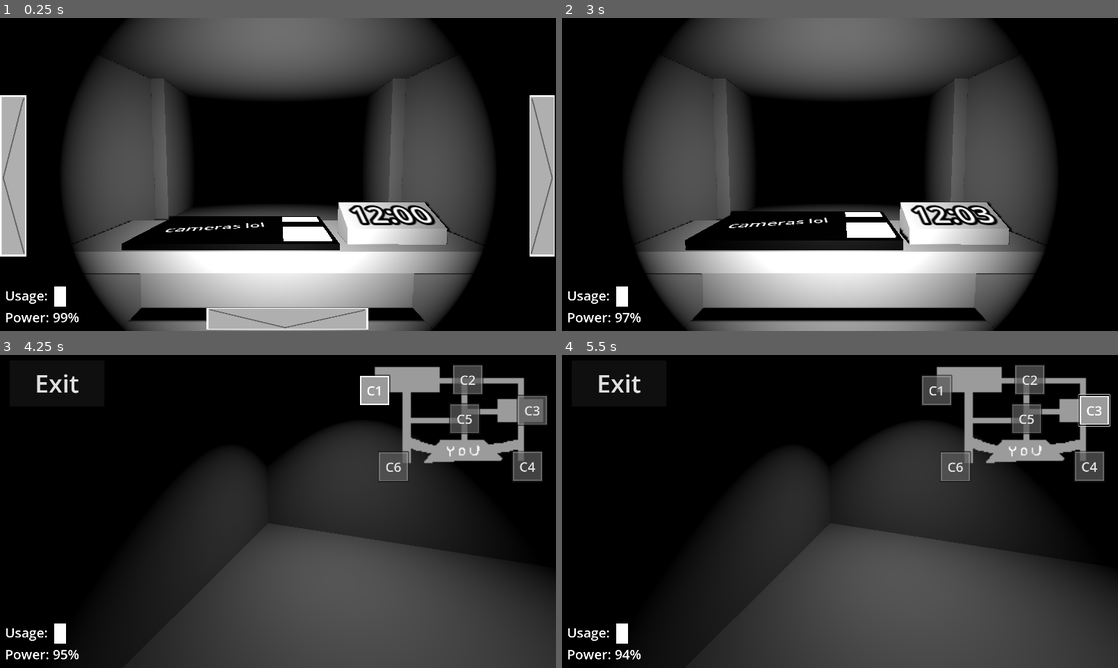
Above: before the commit, frames 1-4 (two rows, left to right).
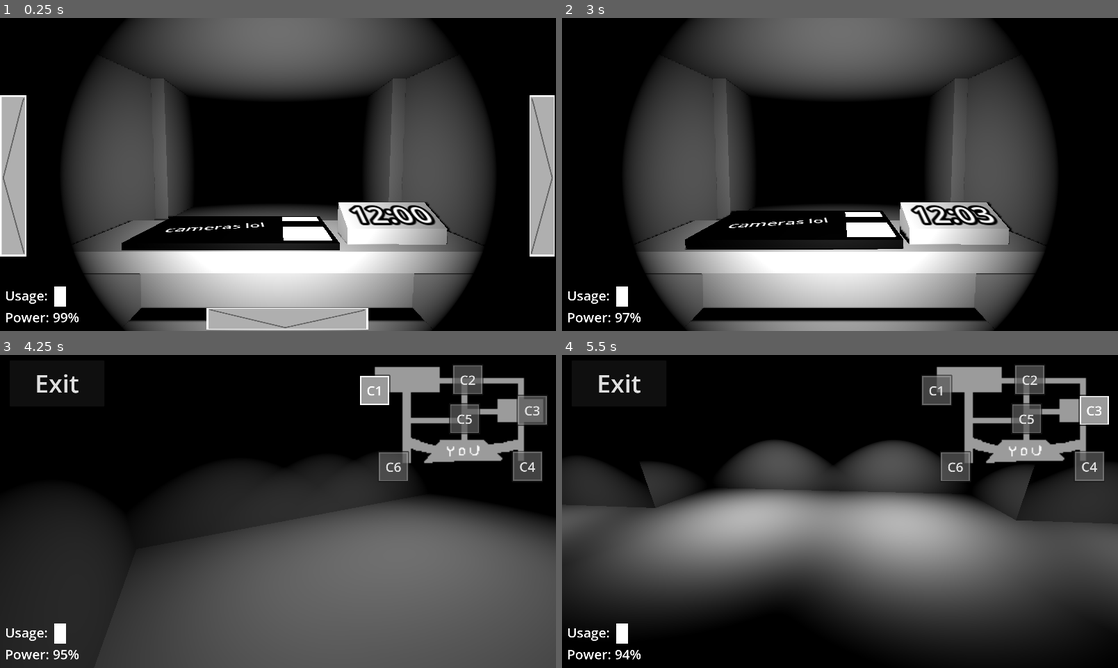
Above: after the commit, the same moments.

Repository: ChubbyBubbers/andrewsayshi
Game: Godot game, scene res://scenes/Emerson.tscn
Two runs of this game, one before a commit and one after it. Both use one fixed random seed, a clock stepped at 60 frames per second and the inputs below.
Inputs (mouse positions are in pixels of both pictures, inside the frame that each line leads up to):
- Up to frame 1 (0.25 s): no input
- Up to frame 2 (3 s): tap Enter at 0.5 s; move the mouse to (962, 158) at 0.52 s; click (962, 158) at 0.67 s; move the mouse to (728, 190) at 1.27 s; click (728, 190) at 1.42 s; move the mouse to (895, 105) at 2.02 s; click (895, 105) at 2.17 s; tap Space at 2.75 s; move the mouse to (812, 237) at 2.77 s; click (812, 237) at 2.92 s
- Up to frame 3 (4.25 s): click (372, 389) at 3.5 s, where only the run after the commit has a clickable "C1"
- Up to frame 4 (5.5 s): click "C2" at 4.25 s; click "C3" at 5 s

The runs differ from the first frame. In frame 1, 0.1% of the frame differs, in the area x 21-63%, y 63-73%; in frame 2, 0.3%; in frame 3, 30%; in frame 4, 49%, in the area x 0-100%, y 12-100%.

Commit message:
cameras working + anims

Diff:
--- a/fivenightsgame/fivenightsintheroboticsroom/scenes/Emerson.tscn
+++ b/fivenightsgame/fivenightsintheroboticsroom/scenes/Emerson.tscn
@@ -286,6 +286,10 @@
 transform = Transform3D(1, 0, 0, 0, 1, 0, 0, 0, 1, 0, 1.89481, -4)
 size = Vector3(11, 0.155151, 15)
 
+[node name="BackWall" type="CSGBox3D" parent="."]
+transform = Transform3D(1, 0, 0, 0, 1, 0, 0, 0, 1, 0, 0.601185, 1.98496)
+size = Vector3(11, 2.7424, 0.93103)
+
 [node name="Desk" type="Node3D" parent="."]
 
 [node name="CSGBox3D9" type="CSGBox3D" parent="Desk"]
@@ -426,7 +430,22 @@
 script = ExtResource("7_omgmk")
 
 [node name="Cam1" type="Camera3D" parent="CameraSystem"]
-transform = Transform3D(-0.937925, 0.125876, -0.323189, 3.1728e-08, 0.931818, 0.362926, 0.346837, 0.340397, -0.873976, 0, -5.17854, -4.599)
+transform = Transform3D(-0.908464, -0.151689, 0.389465, 3.27472e-08, 0.931818, 0.362925, -0.417962, 0.329705, -0.846524, 6.85619, -5.17854, -4.599)
+
+[node name="Cam2" type="Camera3D" parent="CameraSystem"]
+transform = Transform3D(0.994282, 0.038755, -0.0995043, 3.87161e-08, 0.931818, 0.362926, 0.106785, -0.36085, 0.92649, -15.6158, -5.29898, -1.72546)
+
+[node name="Cam3" type="Camera3D" parent="CameraSystem"]
+transform = Transform3D(-0.092266, -0.361377, 0.927843, 3.87161e-08, 0.931818, 0.362926, -0.995734, 0.0334857, -0.0859751, -10.7614, -5.01423, -33.4168)
+
+[node name="Cam4" type="Camera3D" parent="CameraSystem"]
+transform = Transform3D(-0.937925, 0.125876, -0.323189, 3.1728e-08, 0.931818, 0.362926, 0.346837, 0.340397, -0.873976, 1.10159, -5.23738, -46.0576)
+
+[node name="Cam5" type="Camera3D" parent="CameraSystem"]
+transform = Transform3D(-0.992593, 0.0440911, -0.113205, 1.66414e-08, 0.931818, 0.362925, 0.121488, 0.360237, -0.924916, -33.6602, -5.23738, -45.4994)
+
+[node name="Cam6" type="Camera3D" parent="CameraSystem"]
+transform = Transform3D(-0.985686, -0.0611866, 0.157098, 3.87161e-08, 0.931818, 0.362925, -0.168593, 0.357731, -0.91848, 21.9756, -5.23738, -45.7885)
 
 [node name="Area3D" type="Area3D" parent="CameraSystem"]
 
@@ -435,7 +454,7 @@
 shape = SubResource("BoxShape3D_cpm77")
 
 [node name="MeshInstance3D" type="MeshInstance3D" parent="CameraSystem/Area3D"]
-transform = Transform3D(1, 0, 0, 0, 0.103354, 0, 0, 0, 0.473143, -0.218955, 0.0388708, -1.14757)
+transform = Transform3D(1, 0, 0, 0, 0.0425646, 0, 0, 0, 0.473143, -0.218955, 0.0727588, -1.14757)
 material_override = SubResource("StandardMaterial3D_cpm77")
 mesh = SubResource("BoxMesh_omgmk")
 
@@ -453,29 +472,212 @@
 transform = Transform3D(0.602479, -0.117304, -7.57462e-09, -5.24816e-16, -2.95897e-08, 1, -0.106006, -0.666693, -4.30501e-08, -0.346653, 0.0950744, -1.13749)
 text = "cameras lol"
 
-[node name="SpotLight3D" type="SpotLight3D" parent="CameraSystem"]
-transform = Transform3D(1, 0, 0, 0, -4.37114e-08, 1, 0, -1, -4.37114e-08, 0, -3.94867, -2.58008)
-
 [node name="Cam1Stuffs" type="Node3D" parent="."]
+transform = Transform3D(1, 0, 0, 0, 1, 0, 0, 0, 1, 6.29877, 0, 0)
+
+[node name="SpotLight3D" type="SpotLight3D" parent="Cam1Stuffs"]
+transform = Transform3D(1, 0, 0, 0, -4.37114e-08, 1, 0, -1, -4.37114e-08, -0.163943, -3.91503, -3.10891)
+
+[node name="SpotLight3D2" type="SpotLight3D" parent="Cam1Stuffs"]
+transform = Transform3D(1, 0, 0, 0, -4.37114e-08, 1, 0, -1, -4.37114e-08, -1.78863, -3.91503, -3.10891)
+
+[node name="SpotLight3D3" type="SpotLight3D" parent="Cam1Stuffs"]
+transform = Transform3D(1, 0, 0, 0, -4.37114e-08, 1, 0, -1, -4.37114e-08, -3.20829, -3.91503, -3.10891)
 
 [node name="Floor2" type="CSGBox3D" parent="Cam1Stuffs"]
-transform = Transform3D(1, 0, 0, 0, 1, 0, 0, 0, 1, 0, -7.20476, -1.73792)
-size = Vector3(11, 1, 15)
+transform = Transform3D(1, 0, 0, 0, 1, 0, 0, 0, 1, -0.632813, -7.20476, -1.73792)
+size = Vector3(12.2656, 1, 15)
 
 [node name="Box" type="CSGBox3D" parent="Cam1Stuffs"]
-transform = Transform3D(1, 0, 0, 0, 1, 0, 0, 0, 1, -0.634361, -6.07557, 0.444208)
-size = Vector3(6.74144, 2.72308, 3.91895)
+transform = Transform3D(1, 0, 0, 0, 1, 0, 0, 0, 1, -2.12551, -6.07557, 0.444208)
+size = Vector3(9.72375, 2.72308, 3.91895)
 
 [node name="Box2" type="CSGBox3D" parent="Cam1Stuffs"]
 transform = Transform3D(1, 0, 0, 0, 1, 0, 0, 0, 1, 2.84282, -6.07557, -2.13746)
 size = Vector3(3.0122, 2.72308, 9.08228)
+
+[node name="Cam2Stuffs" type="Node3D" parent="."]
+transform = Transform3D(1, 0, 0, 0, 1, 0, 0, 0, 1, -14.3322, 0, 0)
+
+[node name="SpotLight3D" type="SpotLight3D" parent="Cam2Stuffs"]
+transform = Transform3D(1, 0, 0, 0, -4.37114e-08, 1, 0, -1, -4.37114e-08, -0.49606, -3.53508, -3.32188)
+
+[node name="SpotLight3D2" type="SpotLight3D" parent="Cam2Stuffs"]
+transform = Transform3D(1, 0, 0, 0, -4.37114e-08, 1, 0, -1, -4.37114e-08, -0.49606, -4.19187, -7.54573)
+
+[node name="SpotLight3D3" type="SpotLight3D" parent="Cam2Stuffs"]
+transform = Transform3D(1, 0, 0, 0, -4.37114e-08, 1, 0, -1, -4.37114e-08, -0.49606, -4.19187, -11.589)
+
+[node name="Floor2" type="CSGBox3D" parent="Cam2Stuffs"]
+transform = Transform3D(1, 0, 0, 0, 1, 0, 0, 0, 1, 0, -7.20476, -4.32093)
+size = Vector3(11, 1, 20.166)
+
+[node name="Box" type="CSGBox3D" parent="Cam2Stuffs"]
+transform = Transform3D(1, 0, 0, 0, 1, 0, 0, 0, 1, -0.634361, -6.07557, 0.444208)
+size = Vector3(6.74144, 2.72308, 3.91895)
+
+[node name="Box2" type="CSGBox3D" parent="Cam2Stuffs"]
+transform = Transform3D(1, 0, 0, 0, 1, 0, 0, 0, 1, 2.84282, -6.07557, -9.22074)
+size = Vector3(3.0122, 2.72308, 9.08228)
+
+[node name="Box4" type="CSGBox3D" parent="Cam2Stuffs"]
+transform = Transform3D(1, 0, 0, 0, 1, 0, 0, 0, 1, 0.502852, -6.07557, -16.4815)
+size = Vector3(7.69214, 2.72308, 0.137269)
+
+[node name="Box3" type="CSGBox3D" parent="Cam2Stuffs"]
+transform = Transform3D(1, 0, 0, 0, 1, 0, 0, 0, 1, -3.39058, -6.07557, -9.11629)
+size = Vector3(3.0122, 2.72308, 9.08228)
+
+[node name="Cam3Stuffs" type="Node3D" parent="."]
+transform = Transform3D(1, 0, 0, 0, 1, 0, 0, 0, 1, -14.9754, 0, -28.5558)
+
+[node name="SpotLight3D2" type="SpotLight3D" parent="Cam3Stuffs"]
+transform = Transform3D(1, 0, 0, 0, -4.37114e-08, 1, 0, -1, -4.37114e-08, 0.122475, -2.94952, -5.79059)
+light_energy = 2.0
+light_specular = 16.0
+spot_angle = 41.8053
+
+[node name="SpotLight3D5" type="SpotLight3D" parent="Cam3Stuffs"]
+transform = Transform3D(1, 0, 0, 0, -4.37114e-08, 1, 0, -1, -4.37114e-08, 0.122475, -2.94952, -2.37191)
+light_energy = 2.0
+light_specular = 16.0
+spot_angle = 41.8053
+
+[node name="SpotLight3D3" type="SpotLight3D" parent="Cam3Stuffs"]
+transform = Transform3D(1, 0, 0, 0, -4.37114e-08, 1, 0, -1, -4.37114e-08, 1.32778, -4.19187, -9.31941)
+
+[node name="SpotLight3D4" type="SpotLight3D" parent="Cam3Stuffs"]
+transform = Transform3D(1, 0, 0, 0, -4.37114e-08, 1, 0, -1, -4.37114e-08, 1.32778, -4.19187, 1.48253)
+
+[node name="Floor2" type="CSGBox3D" parent="Cam3Stuffs"]
+transform = Transform3D(1, 0, 0, 0, 1, 0, 0, 0, 1, 0, -7.20476, -4.32093)
+size = Vector3(11, 1, 20.166)
+
+[node name="Box" type="CSGBox3D" parent="Cam3Stuffs"]
+transform = Transform3D(1, 0, 0, 0, 1, 0, 0, 0, 1, -2.47393, -6.07557, 2.03131)
+size = Vector3(5.04425, 2.72308, 4.07654)
+
+[node name="Box4" type="CSGBox3D" parent="Cam3Stuffs"]
+transform = Transform3D(1, 0, 0, 0, 1, 0, 0, 0, 1, 4.08487, -6.07557, 2.03131)
+size = Vector3(3, 2.72308, 4.07654)
+
+[node name="Box2" type="CSGBox3D" parent="Cam3Stuffs"]
+transform = Transform3D(1, 0, 0, 0, 1, 0, 0, 0, 1, -2.48472, -6.04978, -10.5607)
+size = Vector3(5.04425, 2.72308, 4.8739)
+
+[node name="Box5" type="CSGBox3D" parent="Cam3Stuffs"]
+transform = Transform3D(1, 0, 0, 0, 1, 0, 0, 0, 1, 4.16406, -6.04978, -10.5607)
+size = Vector3(3.22153, 2.72308, 4.8739)
+
+[node name="Box3" type="CSGBox3D" parent="Cam3Stuffs"]
+transform = Transform3D(1, 0, 0, 0, 1, 0, 0, 0, 1, -3.39058, -6.07557, -4.90789)
+size = Vector3(3.0122, 2.72308, 11.3971)
+
+[node name="Cam4Stuffs" type="Node3D" parent="."]
+transform = Transform3D(1, 0, 0, 0, 1, 0, 0, 0, 1, 1.53205, 0, -32.0167)
+
+[node name="SpotLight3D3" type="SpotLight3D" parent="Cam4Stuffs"]
+transform = Transform3D(1, 0, 0, 0, -4.37114e-08, 1, 0, -1, -4.37114e-08, 0.313199, -3.75365, -10.2647)
+
+[node name="SpotLight3D4" type="SpotLight3D" parent="Cam4Stuffs"]
+transform = Transform3D(1, 0, 0, 0, -4.37114e-08, 1, 0, -1, -4.37114e-08, 0.313199, -3.75365, -5.3334)
+
+[node name="SpotLight3D5" type="SpotLight3D" parent="Cam4Stuffs"]
+transform = Transform3D(1, 0, 0, 0, -4.37114e-08, 1, 0, -1, -4.37114e-08, 0.313199, -3.75365, -0.0587692)
+
+[node name="Floor2" type="CSGBox3D" parent="Cam4Stuffs"]
+transform = Transform3D(1, 0, 0, 0, 1, 0, 0, 0, 1, 0, -7.20476, -4.32093)
+size = Vector3(11, 1, 20.166)
+
+[node name="Box5" type="CSGBox3D" parent="Cam4Stuffs"]
+transform = Transform3D(1, 0, 0, 0, 1, 0, 0, 0, 1, 3.15268, -6.04978, -12.7404)
+size = Vector3(3.22153, 2.72308, 3.15714)
+
+[node name="Box6" type="CSGBox3D" parent="Cam4Stuffs"]
+transform = Transform3D(1, 0, 0, 0, 1, 0, 0, 0, 1, 3.15268, -6.04978, -1.29286)
+size = Vector3(3.22153, 2.72308, 15.9446)
+
+[node name="Box7" type="CSGBox3D" parent="Cam4Stuffs"]
+transform = Transform3D(1, 0, 0, 0, 1, 0, 0, 0, 1, 1.27227, -6.04978, 12.1133)
+size = Vector3(6.98235, 2.72308, 1.58888)
+
+[node name="Box3" type="CSGBox3D" parent="Cam4Stuffs"]
+transform = Transform3D(1, 0, 0, 0, 1, 0, 0, 0, 1, -2.49814, -6.07557, -4.57127)
+size = Vector3(3.0122, 2.72308, 18.9262)
+
+[node name="Cam5Stuffs" type="Node3D" parent="."]
+transform = Transform3D(1, 0, 0, 0, 1, 0, 0, 0, 1, -32.1432, 0, -32.0167)
+
+[node name="SpotLight3D3" type="SpotLight3D" parent="Cam5Stuffs"]
+transform = Transform3D(1, 0, 0, 0, -4.37114e-08, 1, 0, -1, -4.37114e-08, 0.261908, -3.75365, -9.5731)
+
+[node name="SpotLight3D4" type="SpotLight3D" parent="Cam5Stuffs"]
+transform = Transform3D(1, 0, 0, 0, -4.37114e-08, 1, 0, -1, -4.37114e-08, -0.931435, -3.75365, -4.5184)
+
+[node name="SpotLight3D5" type="SpotLight3D" parent="Cam5Stuffs"]
+transform = Transform3D(1, 0, 0, 0, -4.37114e-08, 1, 0, -1, -4.37114e-08, -0.348244, -3.75365, 1.31913)
+
+[node name="Floor2" type="CSGBox3D" parent="Cam5Stuffs"]
+transform = Transform3D(1, 0, 0, 0, 1, 0, 0, 0, 1, 0, -7.20476, -4.32093)
+size = Vector3(11, 1, 20.166)
+
+[node name="Box5" type="CSGBox3D" parent="Cam5Stuffs"]
+transform = Transform3D(1, 0, 0, 0, 1, 0, 0, 0, 1, 3.15268, -6.04978, -12.6917)
+size = Vector3(3.22153, 2.72308, 3.25447)
+
+[node name="Box6" type="CSGBox3D" parent="Cam5Stuffs"]
+transform = Transform3D(1, 0, 0, 0, 1, 0, 0, 0, 1, 3.15268, -6.04978, -0.543034)
+size = Vector3(3.22153, 2.72308, 14.445)
+
+[node name="Box7" type="CSGBox3D" parent="Cam5Stuffs"]
+transform = Transform3D(1, 0, 0, 0, 1, 0, 0, 0, 1, 1.27227, -6.04978, 12.1133)
+size = Vector3(6.98235, 2.72308, 1.58888)
+
+[node name="Box3" type="CSGBox3D" parent="Cam5Stuffs"]
+transform = Transform3D(1, 0, 0, 0, 1, 0, 0, 0, 1, -4.0464, -6.07557, 1.11751)
+size = Vector3(3.0122, 2.72308, 7.54863)
+
+[node name="Box4" type="CSGBox3D" parent="Cam5Stuffs"]
+transform = Transform3D(1, 0, 0, 0, 1, 0, 0, 0, 1, -4.0464, -6.07557, -10.5244)
+size = Vector3(3.0122, 2.72308, 7.01998)
+
+[node name="Cam6Stuffs" type="Node3D" parent="."]
+transform = Transform3D(-1, 0, 0, 0, 1, 0, 0, 0, 1, 21.5486, 0, -32.0167)
+
+[node name="SpotLight3D3" type="SpotLight3D" parent="Cam6Stuffs"]
+transform = Transform3D(1, 0, 0, 0, -4.37114e-08, 1, 0, -1, -4.37114e-08, 0.313199, -3.75365, -10.2647)
+
+[node name="SpotLight3D4" type="SpotLight3D" parent="Cam6Stuffs"]
+transform = Transform3D(1, 0, 0, 0, -4.37114e-08, 1, 0, -1, -4.37114e-08, 0.313199, -3.75365, -5.3334)
+
+[node name="SpotLight3D5" type="SpotLight3D" parent="Cam6Stuffs"]
+transform = Transform3D(1, 0, 0, 0, -4.37114e-08, 1, 0, -1, -4.37114e-08, 0.313199, -3.75365, -0.0587692)
+
+[node name="Floor2" type="CSGBox3D" parent="Cam6Stuffs"]
+transform = Transform3D(1, 0, 0, 0, 1, 0, 0, 0, 1, 0, -7.20476, -4.32093)
+size = Vector3(11, 1, 20.166)
+
+[node name="Box5" type="CSGBox3D" parent="Cam6Stuffs"]
+transform = Transform3D(1, 0, 0, 0, 1, 0, 0, 0, 1, 3.15268, -6.04978, -12.7404)
+size = Vector3(3.22153, 2.72308, 3.15714)
+
+[node name="Box6" type="CSGBox3D" parent="Cam6Stuffs"]
+transform = Transform3D(1, 0, 0, 0, 1, 0, 0, 0, 1, 3.15268, -6.04978, -1.29286)
+size = Vector3(3.22153, 2.72308, 15.9446)
+
+[node name="Box7" type="CSGBox3D" parent="Cam6Stuffs"]
+transform = Transform3D(1, 0, 0, 0, 1, 0, 0, 0, 1, 1.27227, -6.04978, 12.1133)
+size = Vector3(6.98235, 2.72308, 1.58888)
+
+[node name="Box3" type="CSGBox3D" parent="Cam6Stuffs"]
+transform = Transform3D(1, 0, 0, 0, 1, 0, 0, 0, 1, -2.49814, -6.07557, -4.57127)
+size = Vector3(3.0122, 2.72308, 18.9262)
 
 [connection signal="input_event" from="CharacterBody3D" to="CameraSystem" method="_on_character_body_3d_input_event"]
 [connection signal="mouse_entered" from="CharacterBody3D/Camera3D/Control/TextureRect" to="CharacterBody3D" method="_on_texture_rect_mouse_entered"]
 [connection signal="mouse_entered" from="CharacterBody3D/Camera3D/Control/TextureRect2" to="CharacterBody3D" method="_on_texture_rect_2_mouse_entered"]
 [connection signal="mouse_entered" from="CharacterBody3D/Camera3D/Control/TextureRect3" to="CharacterBody3D" method="_on_texture_rect_3_mouse_entered"]
 [connection signal="pressed" from="CharacterBody3D/Camera3D/Control/CamSystemUI/ExitButton" to="CameraSystem" method="_on_exit_button_pressed"]
-[connection signal="pressed" from="CharacterBody3D/Camera3D/Control/CamSystemUI/Cam1" to="CameraSystem" method="_on_camera_button_pressed"]
 [connection signal="timeout" from="ClockBase/Second" to="." method="_on_second_timeout"]
 [connection signal="input_event" from="RightSide/DoorRight/ButtonR/Area3D" to="RightSide/DoorRight" method="_on_area_3d_input_event"]
 [connection signal="input_event" from="LeftSide/DoorLeft/ButtonL/Area3D" to="LeftSide/DoorLeft" method="_on_area_3d_input_event"]
--- a/fivenightsgame/fivenightsintheroboticsroom/scripts/camera_system.gd
+++ b/fivenightsgame/fivenightsintheroboticsroom/scripts/camera_system.gd
@@ -7,14 +7,19 @@
 @onready var player = $"../CharacterBody3D"
 @onready var camObject = $Area3D
 @onready var activeCam = $Cam1
+@onready var button1 = $"../CharacterBody3D/Camera3D/Control/CamSystemUI/Cam1"
+@onready var buttonGroup = button1.button_group
+@onready var cameraSystem = $"."
 
 var camStartPos = Vector3.ZERO
 var camStartRot = Vector3.ZERO
 var camEndPos = Vector3(0.228,-0.606,-0.1)
-var camEndRot = Vector3(deg_to_rad(67.7),0.0,0.0)
+var camEndRot = Vector3(deg_to_rad(67.7),0,0)
 
 func _ready() -> void:
-	pass
+	for button in buttonGroup.get_buttons():
+		if button:
+			button.pressed.connect(_on_camera_button_pressed.bind(button))
 
 func _on_area_3d_input_event(camera: Node, event: InputEvent, event_position: Vector3, normal: Vector3, shape_idx: int) -> void:
 	if event is InputEventMouseButton:
@@ -26,7 +31,7 @@
 			tween.set_parallel(true)
 			tween.tween_property(camObject, "position", camEndPos, .5)
 			tween.tween_property(camObject, "rotation", camEndRot, .5)
-			await tween.tween_interval(1).finished
+			await tween.tween_interval(.45).finished
 
 			activeCam.current = true
 			originCam.current = false
@@ -40,17 +45,19 @@
 	originCam.current = true
 	player.state = 2
 	active = false
-	# animation (FIXX!!!!)
+	# animation
 	var tween = create_tween().set_trans(Tween.TRANS_QUAD).set_ease(Tween.EASE_IN_OUT)
 	tween.set_parallel(true)
 	tween.tween_property(camObject, "position", camStartPos, .5)
 	tween.tween_property(camObject, "rotation", camStartRot, .5)
-	await tween.tween_interval(1).finished
+	await tween.tween_interval(.45).finished
 	player.inProcess = false
 
 # - use a button system where all connect to one func
 # - make animation FIRST PLSSSSS
 
 
-func _on_camera_button_pressed(camButton: ButtonGroup) -> void:
-	camButton.disabled = true
+func _on_camera_button_pressed(button):
+	activeCam.current = false
+	activeCam = cameraSystem.get_children()[buttonGroup.get_buttons().find(button)]
+	activeCam.current = true
--- a/fivenightsgame/fivenightsintheroboticsroom/scripts/character_body_3d.gd
+++ b/fivenightsgame/fivenightsintheroboticsroom/scripts/character_body_3d.gd
@@ -26,6 +26,7 @@
 	_hide(left)
 	_hide(right)
 	_hide(down)
+	_hide(camSystemUI)
 
 func _unhideAll() -> void:
 	_unhide(left)
